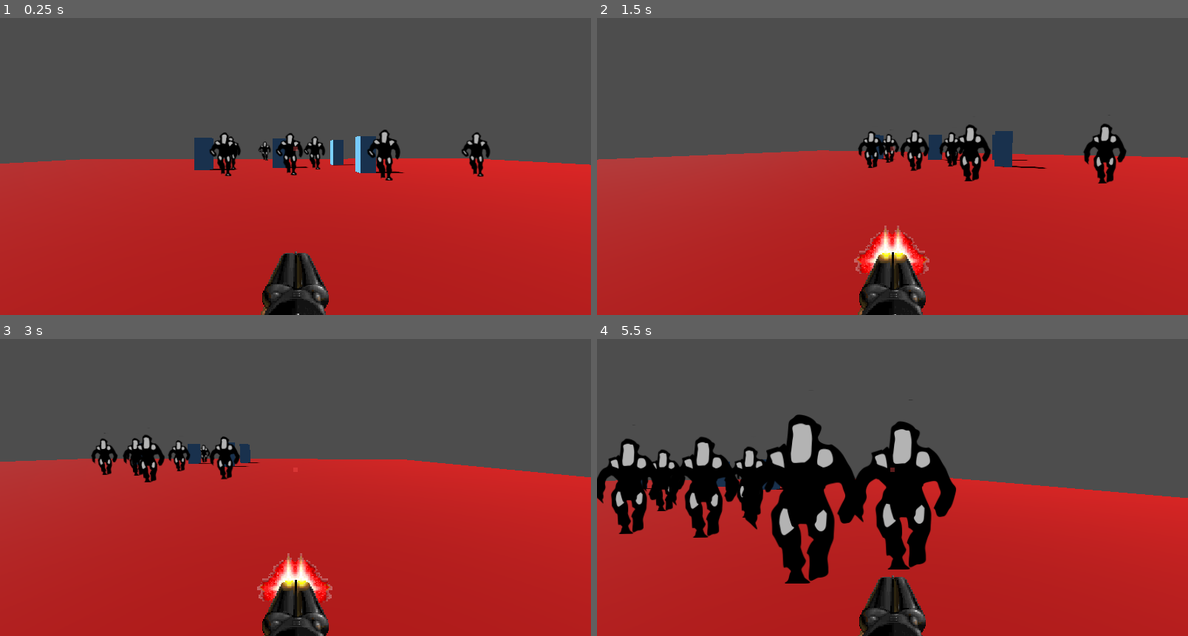
Above: before the commit, frames 1-4 (two rows, left to right).
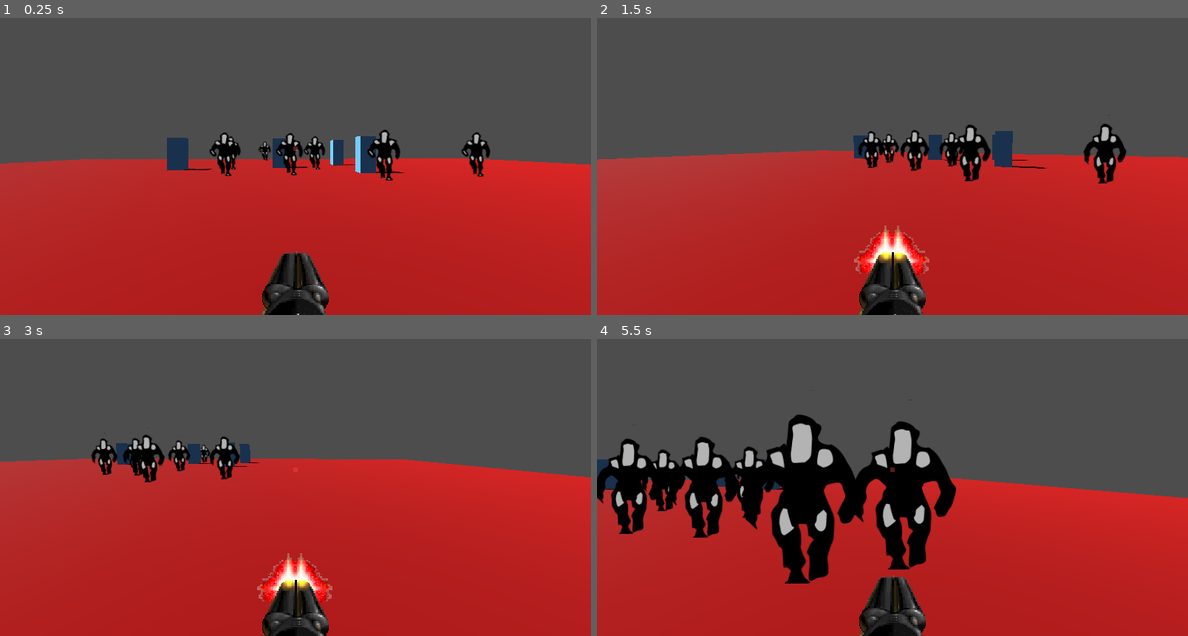
Above: after the commit, the same moments.

Repository: AArthurius/Gun-Game-3D
Game: Godot game, scene res://Scenes/level.tscn
Two runs of this game, one before a commit and one after it. Both use one fixed random seed, a clock stepped at 60 frames per second and the inputs below.
Inputs (mouse positions are in pixels of both pictures, inside the frame that each line leads up to):
- Up to frame 1 (0.25 s): no input
- Up to frame 2 (1.5 s): move the mouse to (922, 148) at 0.52 s; hold D (right) 0.53-1.28 s; tap W (foward) at 0.6 s; tap Space (jump) at 0.77 s; move the mouse to (862, 148) at 1.27 s; hold S (backwards) from 1.28 s (still down); click (862, 148) at 1.35 s
- Up to frame 3 (3 s): tap Space (jump) at 1.52 s; move the mouse to (307, 463) at 2.02 s; release S (backwards) at 2.03 s; hold D (right) from 2.03 s (still down); tap W (foward) at 2.1 s; move the mouse to (289, 475) at 2.77 s; click (289, 475) at 2.85 s
- Up to frame 4 (5.5 s): tap Space (jump) at 3.02, 3.77, 4.52 s; move the mouse to (933, 472) at 3.52 s; release D (right) at 3.53 s; hold A (left) 3.53-5.03 s; tap W (foward) at 3.6, 5.1 s; move the mouse to (845, 466) at 4.27 s; click (845, 466) at 4.35 s; move the mouse to (898, 469) at 5.02 s; hold S (backwards) from 5.03 s (still down)

The runs differ from the first frame. In frame 1, 0.8% of the frame differs, in the area x 28-41%, y 40-52%; in frame 2, 0.2%; in frame 3, 0.1%; in frame 4, 0.2%.

Commit message:
fixed shapecast alignment

Diff:
--- a/Scenes/level.tscn
+++ b/Scenes/level.tscn
@@ -63,7 +63,7 @@
 shape = SubResource("ConcavePolygonShape3D_cbgwi")
 
 [node name="block3" type="MeshInstance3D" parent="Environment"]
-transform = Transform3D(1, 0, 0, 0, 2.27288, 0, 0, 0, 1, 5.88578, 1.14353, 5.96987)
+transform = Transform3D(1, 0, 0, 0, 2.27288, 0, 0, 0, 1, 7.74801, 1.14353, 5.96987)
 material_override = SubResource("StandardMaterial3D_ylakh")
 mesh = SubResource("BoxMesh_cp7n1")
 
--- a/Scenes/player.tscn
+++ b/Scenes/player.tscn
@@ -95,6 +95,31 @@
 "name": &"shoot",
 "speed": 10.0
 }]
+
+[sub_resource type="Animation" id="Animation_nod7p"]
+length = 0.001
+tracks/0/type = "bezier"
+tracks/0/imported = false
+tracks/0/enabled = true
+tracks/0/path = NodePath("GunBase:position:x")
+tracks/0/interp = 1
+tracks/0/loop_wrap = true
+tracks/0/keys = {
+"handle_modes": PackedInt32Array(0),
+"points": PackedFloat32Array(576, -0.25, 0, 0.25, 0),
+"times": PackedFloat32Array(0)
+}
+tracks/1/type = "bezier"
+tracks/1/imported = false
+tracks/1/enabled = true
+tracks/1/path = NodePath("GunBase:position:y")
+tracks/1/interp = 1
+tracks/1/loop_wrap = true
+tracks/1/keys = {
+"handle_modes": PackedInt32Array(0),
+"points": PackedFloat32Array(650, -0.25, 0, 0.25, 0),
+"times": PackedFloat32Array(0)
+}
 
 [sub_resource type="Animation" id="Animation_ary0h"]
 resource_name = "walking"
@@ -122,31 +147,6 @@
 "times": PackedFloat32Array(0, 0.5, 1)
 }
 
-[sub_resource type="Animation" id="Animation_nod7p"]
-length = 0.001
-tracks/0/type = "bezier"
-tracks/0/imported = false
-tracks/0/enabled = true
-tracks/0/path = NodePath("GunBase:position:x")
-tracks/0/interp = 1
-tracks/0/loop_wrap = true
-tracks/0/keys = {
-"handle_modes": PackedInt32Array(0),
-"points": PackedFloat32Array(576, -0.25, 0, 0.25, 0),
-"times": PackedFloat32Array(0)
-}
-tracks/1/type = "bezier"
-tracks/1/imported = false
-tracks/1/enabled = true
-tracks/1/path = NodePath("GunBase:position:y")
-tracks/1/interp = 1
-tracks/1/loop_wrap = true
-tracks/1/keys = {
-"handle_modes": PackedInt32Array(0),
-"points": PackedFloat32Array(650, -0.25, 0, 0.25, 0),
-"times": PackedFloat32Array(0)
-}
-
 [sub_resource type="AnimationLibrary" id="AnimationLibrary_tefpx"]
 _data = {
 "RESET": SubResource("Animation_nod7p"),
@@ -165,7 +165,7 @@
 [node name="MeshInstance3D" type="MeshInstance3D" parent="."]
 
 [node name="ShapeCast3D" type="ShapeCast3D" parent="."]
-transform = Transform3D(1, 0, 0, 0, -4.37114e-08, -1, 0, 1, -4.37114e-08, 0.0597153, 1.5, -4.1502)
+transform = Transform3D(1, 0, 0, 0, -4.37114e-08, -1, 0, 1, -4.37114e-08, 0, 1.5, -4.15)
 shape = SubResource("CapsuleShape3D_12rts")
 target_position = Vector3(0, 0, 0)
 collision_mask = 3
